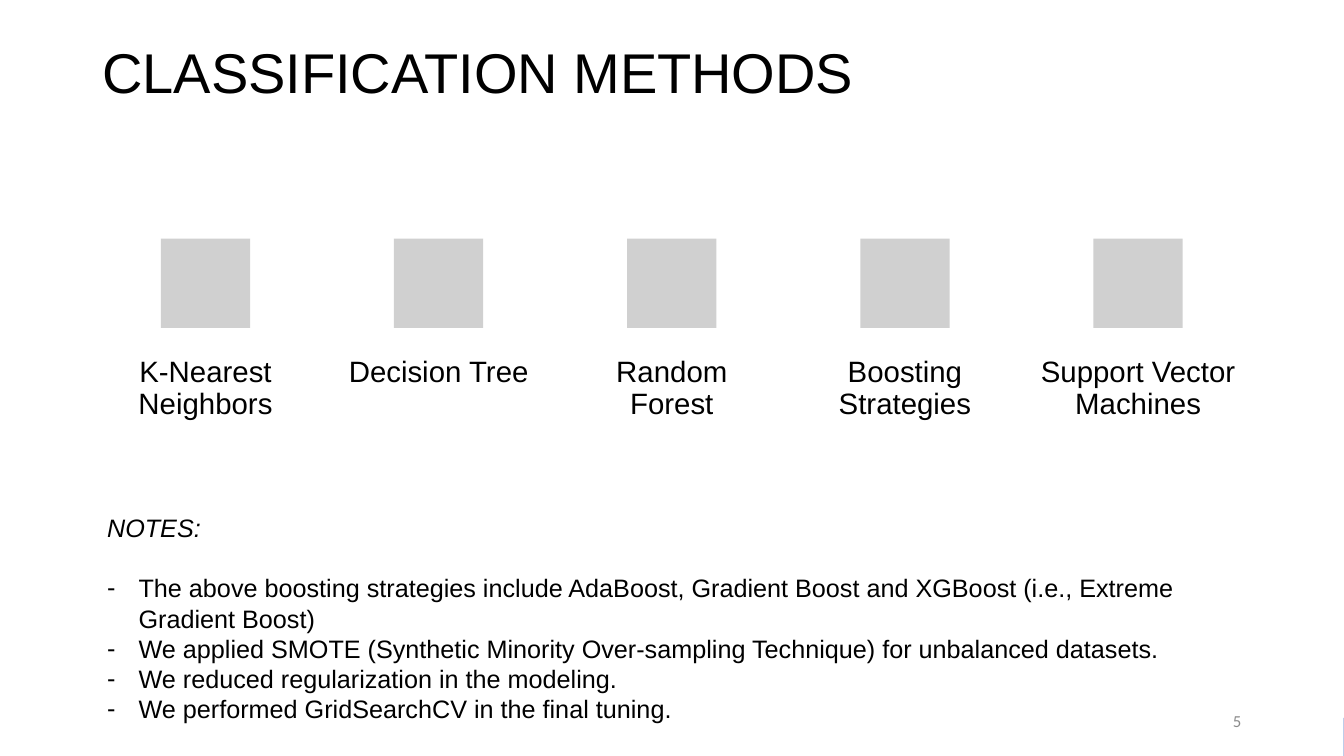
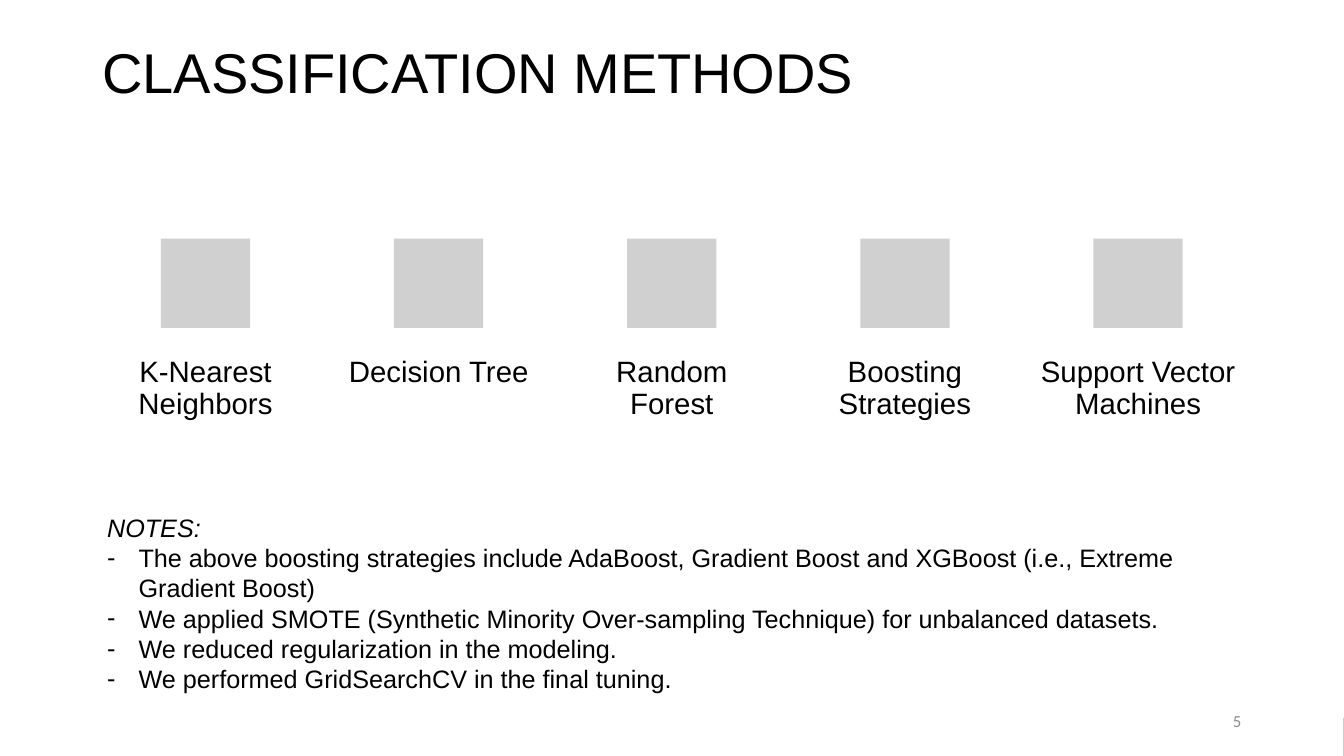
Before and after one commit to carlearn/dsc-mod-3-project-v2-1, a slide deck: slide 5 of SyriaTel Churn Analysis.pptx. Drawn at 1344x756 pixels with LibreOffice and Linux fonts; fonts in the diff are those of the drawing; grey boxes stand for pictures. Boxes give left, top, right and bottom in pixels: in the first picture for what was removed or moved away, otherwise in the second. Text is boxed around its words. In the diff, an @@ line names an element or a change of style, - is before the commit and + after.

```diff
--- a/SyriaTel Churn Analysis.pptx
+++ b/SyriaTel Churn Analysis.pptx
@@ text "NOTES:" rewrapped from box(107, 519, 1173, 724) to box(107, 519, 1173, 694) @@
```
Also in this commit, not shown: 1 other slide changed.
